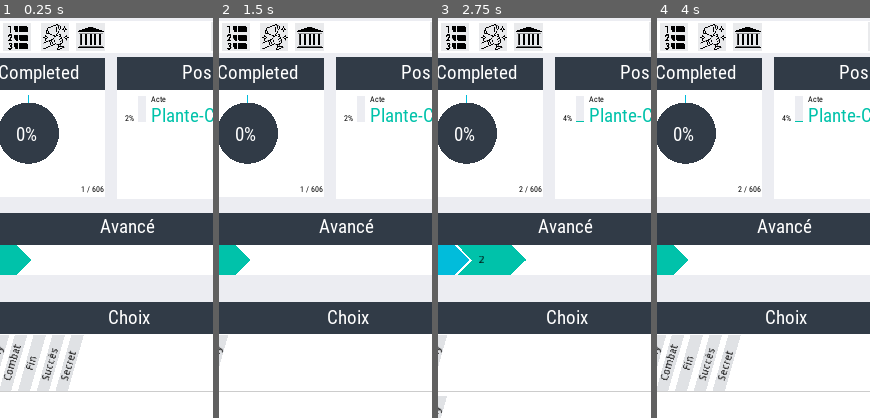
Above: before the commit, frames 1-4 (left to right).
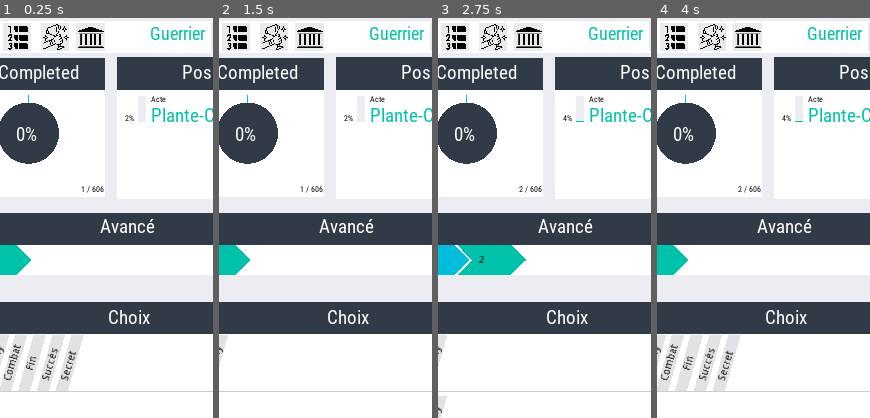
Above: after the commit, the same moments.

Repository: naparuba/fdcn
Game: Godot game, scene res://main.tscn
Two runs of this game, one before a commit and one after it. Both use one fixed random seed, a clock stepped at 60 frames per second and the inputs below. Sound files missing from this copy of the repository are replaced by a short silence.
Inputs (mouse positions are % of the whole screen's width and height, from its top left):
- Up to frame 1 (0.25 s): no input
- Up to frame 2 (1.5 s): click (4, 50) at 0.52 s; click (84, 3) at 1.25 s
- Up to frame 3 (2.75 s): click (82, 44) at 2 s
- Up to frame 4 (4 s): click (4, 50) at 2.77 s; click (84, 3) at 3.5 s
The pictures show only the part of the screen within x 19-69%, y 0-50%; the shares and areas given below are measured in that part.

The runs differ from the first frame. In frame 1, 0.4% of the frame differs, in the area x 70-97%, y 2-6%; in frame 2, 0.4%; in frame 3, 0.4%; in frame 4, 0.4%.

Commit message:
Add: le type de billy est affiché en haut du menu

Diff:
--- a/main.tscn
+++ b/main.tscn
@@ -1374,7 +1374,6 @@
 position = Vector2( 392.257, 88.6701 )
 scale = Vector2( 0.342538, 0.342538 )
 frames = SubResource( 7 )
-frame = 1
 playing = true
 
 [node name="DevLabel" type="Label" parent="About/About"]
--- a/top_menu.gd
+++ b/top_menu.gd
@@ -37,6 +37,14 @@
 		#print('STYLE: %s' % _style)
 		_style.set_bg_color(Color('e9eaec'))  # set to light grey
 	billys[type_billy].get('custom_styles/panel').set_bg_color(Color('9ea8b4'))  # set to dark grey
+
+	var billy_strings = {
+		'guerrier': 'Guerrier',
+		'paysan': 'Paysan',
+		'prudent': 'Prudent',
+		'debrouillard': 'Débrouillard'
+	}
+	$Billys/BillyTypeLabel.text = billy_strings[type_billy]
 
 
 func set_page(page_name):
--- a/top_menu.tscn
+++ b/top_menu.tscn
@@ -11,6 +11,7 @@
 [ext_resource path="res://images/chapter.png" type="Texture" id=9]
 [ext_resource path="res://top_menu.gd" type="Script" id=10]
 [ext_resource path="res://images/options.png" type="Texture" id=11]
+[ext_resource path="res://fonts/RobotoCondensed-Regular.ttf" type="DynamicFontData" id=12]
 
 [sub_resource type="StyleBoxFlat" id=1]
 bg_color = Color( 1, 1, 1, 1 )
@@ -30,8 +31,9 @@
 [sub_resource type="StyleBoxFlat" id=6]
 bg_color = Color( 0.913725, 0.917647, 0.92549, 1 )
 
-[sub_resource type="StyleBoxFlat" id=7]
-bg_color = Color( 0.913725, 0.917647, 0.92549, 1 )
+[sub_resource type="DynamicFont" id=7]
+size = 24
+font_data = ExtResource( 12 )
 
 [sub_resource type="StyleBoxFlat" id=8]
 bg_color = Color( 0.913725, 0.917647, 0.92549, 1 )
@@ -40,6 +42,9 @@
 bg_color = Color( 0.913725, 0.917647, 0.92549, 1 )
 
 [sub_resource type="StyleBoxFlat" id=10]
+bg_color = Color( 0.913725, 0.917647, 0.92549, 1 )
+
+[sub_resource type="StyleBoxFlat" id=11]
 bg_color = Color( 0.913725, 0.917647, 0.92549, 1 )
 
 [node name="top_menu" type="Panel"]
@@ -167,13 +172,29 @@
 "_edit_use_anchors_": false
 }
 
+[node name="BillyTypeLabel" type="Label" parent="Billys"]
+margin_left = 4.75735
+margin_top = 1.81802
+margin_right = 121.757
+margin_bottom = 33.818
+custom_fonts/font = SubResource( 7 )
+custom_colors/font_color = Color( 0, 0.760784, 0.666667, 1 )
+custom_constants/shadow_offset_x = 0
+custom_constants/shadow_offset_y = 0
+custom_constants/shadow_as_outline = 0
+text = "Débrouillard"
+align = 2
+__meta__ = {
+"_edit_use_anchors_": false
+}
+
 [node name="BlockGuerrier" type="Panel" parent="Billys"]
 visible = false
 margin_left = 4.64337
 margin_top = 1.22163
 margin_right = 41.6434
 margin_bottom = 38.2216
-custom_styles/panel = SubResource( 7 )
+custom_styles/panel = SubResource( 8 )
 __meta__ = {
 "_edit_use_anchors_": false
 }
Not shown: 5 places in top_menu.tscn that only renumber resources
